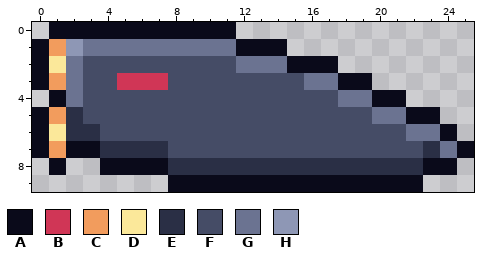
File history of a pixel-art file, Assets/Textures/Backgrounds/ScrollingObjects/Scrap/scrap_wing.aseprite. The picture above was drawn from the file before the commit.
26x10 pixels, 1 frame.
Palette (. is transparent): A #0a0a1a  B #d03656  C #f29c5d  D #fbe89a  E #2a2f45  F #454c66  G #6b7391  H #8e97b5
Once edited:
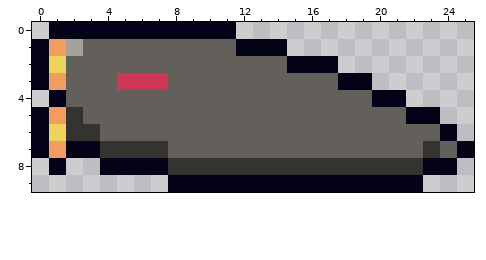
Edits made:
{"colour":"A","old":"#0a0a1a","new":"#040217"}
{"colour":"D","old":"#fbe89a","new":"#eed35d"}
{"colour":"E","old":"#2a2f45","new":"#343330"}
{"colour":"F","old":"#454c66","new":"#63605c"}
{"colour":"H","old":"#8e97b5","new":"#a5a29d"}
{"y":1,"x":3,"old":"GGGGGGGGG","new":"FFFFFFFFF"}
{"y":2,"x":2,"old":"G","new":"F"}
{"y":2,"x":12,"old":"GGG","new":"FFF"}
{"y":3,"x":2,"old":"G","new":"F"}
{"y":3,"x":16,"old":"GG","new":"FF"}
{"y":4,"x":2,"old":"G","new":"F"}
{"y":4,"x":18,"old":"GG","new":"FF"}
{"y":5,"x":20,"old":"GG","new":"FF"}
{"y":6,"x":22,"old":"GG","new":"FF"}
{"y":7,"x":24,"old":"G","new":"F"}
{"label":"changed","picture_box":[32,22,474,192]}
